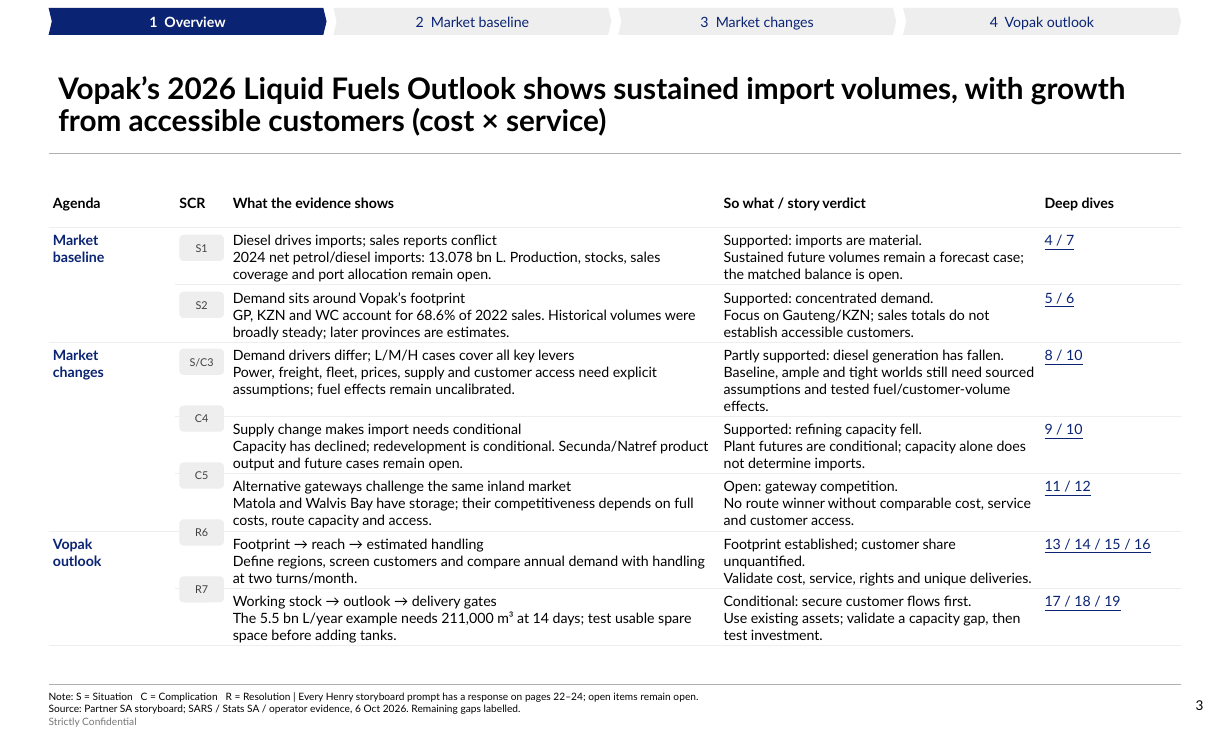
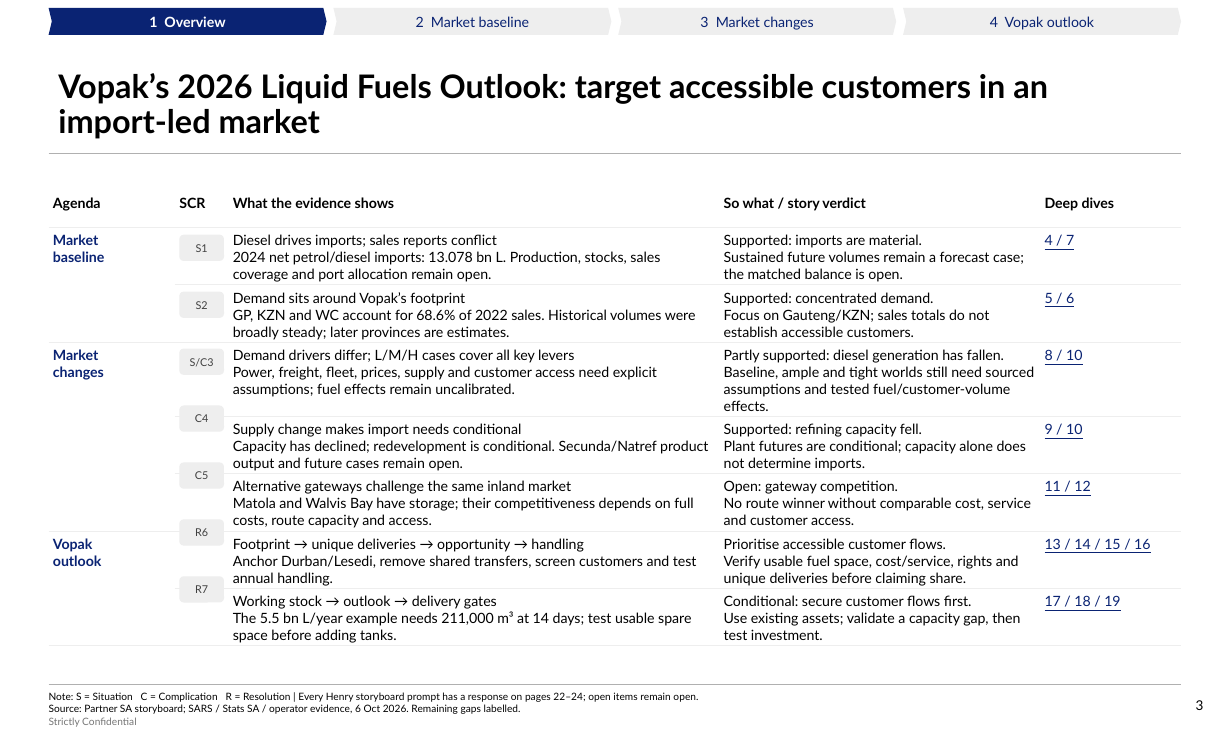
Before and after one commit to Africa-International-Advisors/liquid_fuels_model, a slide deck: slide 3 of pptx/output/delivered/Vopak_Week1_Convergence_2026_10_06.pptx. Drawn at 1232x729 pixels with LibreOffice and Linux fonts; fonts in the diff are those of the drawing; background and template pictures are left out. Boxes give left, top, right and bottom in pixels: in the first picture for what was removed or moved away, otherwise in the second. Text is boxed around its words. In the diff, an @@ line names an element or a change of style, - is before the commit and + after.

```diff
--- a/pptx/output/delivered/Vopak_Week1_Convergence_2026_10_06.pptx
+++ b/pptx/output/delivered/Vopak_Week1_Convergence_2026_10_06.pptx
@@ title at (x1=58, y1=73, x2=1048, y2=139): text changed; size 22 to 24 pt @@
-Vopak’s 2026 Liquid Fuels Outlook shows sustained import volumes, with growth from accessible customers (cost × service)
+Vopak’s 2026 Liquid Fuels Outlook: target accessible customers in an import-led market
@@ table at (x1=49, y1=191, x2=1181, y2=647) @@
-row 7, column 3: Footprint → reach → estimated handling / Define regions, screen customers and compare annual demand with handling at two turns/month.
+row 7, column 3: Footprint → unique deliveries → opportunity → handling / Anchor Durban/Lesedi, remove shared transfers, screen customers and test annual handling.
-row 7, column 4: Footprint established; customer share unquantified. / Validate cost, service, rights and unique deliveries.
+row 7, column 4: Prioritise accessible customer flows. / Verify usable fuel space, cost/service, rights and unique deliveries before claiming share.
```
Also in this commit, not shown: 17 other slides changed, 8 other files.
